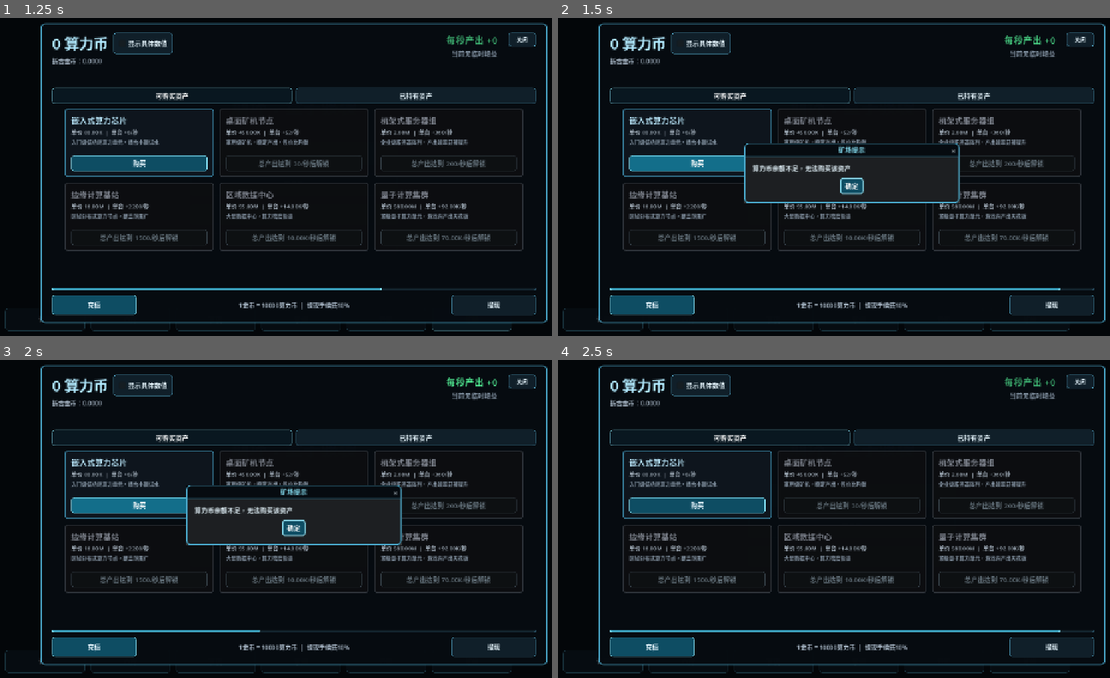
Above: before the commit, frames 1-4 (two rows, left to right).
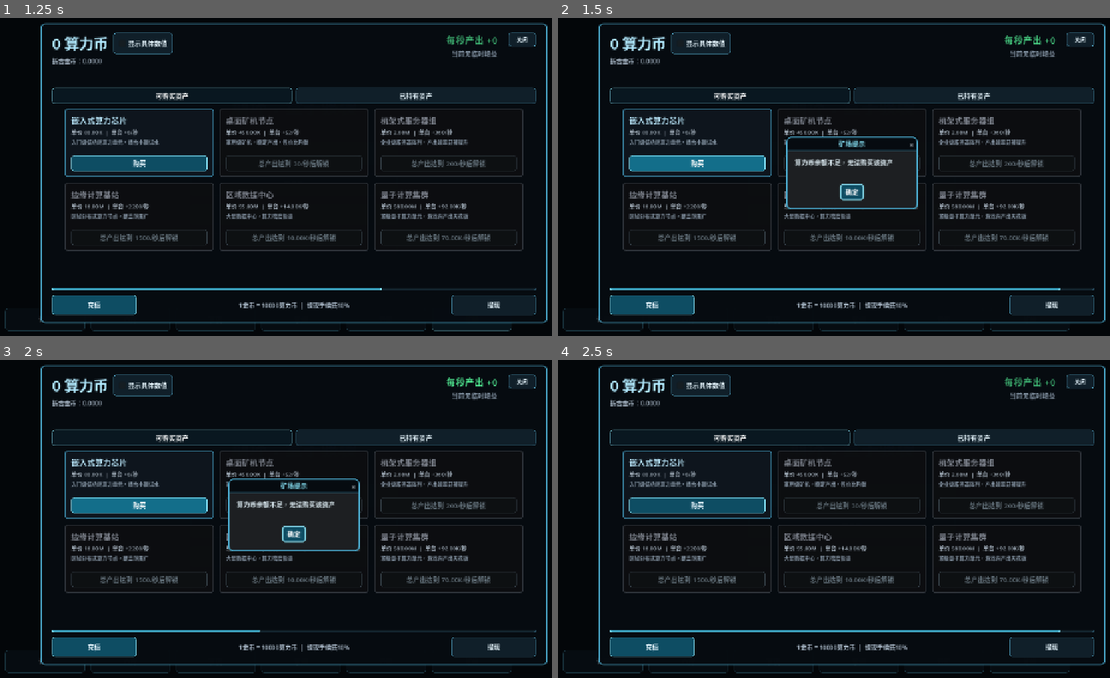
Above: after the commit, the same moments.

Repository: LisBam/StarHacker
Game: Godot game, scene res://scenes/ui/main_menu.tscn
The game is run twice, just before and just after one commit, with the same random seed, the same clock (stepped at 60 frames per second) and the same inputs.
Inputs:
- Up to frame 1 (1.25 s): click "矿场" at 0.5 s
- Up to frame 2 (1.5 s): click "购买" at 1.25 s
- Up to frame 3 (2 s): no input
- Up to frame 4 (2.5 s): click "确定" at 2 s

Frame 1 is identical in both runs. In frame 2, 2.6% of the frame differs, in the area x 33-73%, y 37-61%; in frame 3, 2.6%; in frame 4, nothing differs.

Commit message:
1.新增静态确认弹窗内容自适应布局   2.调整矿场二次确认窗口尺寸   3.统一商店逃跑与清空确认窗口尺寸   4.完善弹窗自适应维护规范

Diff:
--- a/scripts/ui/combat_hud.gd
+++ b/scripts/ui/combat_hud.gd
@@ -3159,7 +3159,7 @@
 	# 当前逃跑损失比例；进入游戏 30 秒内为 20%，超过该时长后恢复默认 50%。
 	var loss_ratio: float = _get_current_escape_loss_ratio()
 	# 逃跑警告；根据当前存活时间显示本次实际概率，训练场已在入口处直接离开而不会打开二次确认。
-	_escape_confirmation_dialog.present("确认逃跑", "确认逃跑并返回主菜单吗？\n正式战斗中，背包物品约 %d%% 会被保留、约 %d%% 会丢失；已装备物品不参与损失。" % [roundi((1.0 - loss_ratio) * 100.0), roundi(loss_ratio * 100.0)], "确认逃跑", "取消", 520)
+	_escape_confirmation_dialog.present_adaptive("确认逃跑", "确认逃跑并返回主菜单吗？\n正式战斗中，背包物品约 %d%% 会被保留、约 %d%% 会丢失；已装备物品不参与损失。" % [roundi((1.0 - loss_ratio) * 100.0), roundi(loss_ratio * 100.0)], "确认逃跑", "取消", true)
 
 
 func _on_escape_confirmed() -> void:
--- a/scripts/ui/common_confirmation_dialog.gd
+++ b/scripts/ui/common_confirmation_dialog.gd
@@ -18,6 +18,12 @@
 @export_range(1, 6, 1) var border_width: int = 2
 ## 圆角半径；默认 6 像素，与物品悬浮信息浮窗保持一致。
 @export_range(0, 24, 1) var corner_radius: int = 6
+## 自适应弹窗最小宽度；默认 280 像素，可稳定容纳两个 96 像素操作按钮，运行时无需动态修改。
+@export_range(240, 480, 1) var adaptive_minimum_width: int = 280
+## 自适应弹窗最大宽度；默认 520 像素，长说明超过该宽度后自动换行，运行时无需动态修改。
+@export_range(320, 760, 1) var adaptive_maximum_width: int = 520
+## 自适应正文水平留白；默认 44 像素，包含内容面板左右边距和文字安全空间，运行时无需动态修改。
+@export_range(24, 96, 1) var adaptive_horizontal_padding: int = 44
 
 
 func _ready() -> void:
@@ -27,16 +33,21 @@
 
 
 func present(dialog_title: String, message: String, confirm_text: String = "确认", cancel_text: String = "取消", requested_width: int = -1, requested_height: int = 0, confirmation_enabled: bool = true) -> void:
-	title = dialog_title
-	dialog_text = message
-	get_ok_button().text = confirm_text
-	# 确认按钮初始状态；复用弹窗时清除上一次动态校验留下的禁用状态，再由调用方按当前报价覆盖。
-	# 动态校验补充；在窗口弹出前直接应用最终状态，避免首次布局完成后立即二次更新正文与按钮触发异常高度重算。
-	get_ok_button().disabled = not confirmation_enabled
-	get_cancel_button().text = cancel_text
-	get_cancel_button().visible = true
+	_configure_confirmation(dialog_title, message, confirm_text, cancel_text, confirmation_enabled)
+	# 固定尺寸正文；清除上一次自适应展示留下的正文宽度，允许调用方提供稳定窗口规格。
+	_reset_message_layout()
 	# 确认窗口尺寸；高度为 0 时保持通用自动布局，专用多行确认窗口可传入稳定高度避免首次布局抖动。
 	popup_centered(Vector2i(requested_width if requested_width > 0 else dialog_width, maxi(requested_height, 0)))
+
+
+func present_adaptive(dialog_title: String, message: String, confirm_text: String = "确认", cancel_text: String = "取消", confirmation_enabled: bool = true, requested_maximum_width: int = -1) -> void:
+	## 按标题、正文最长行和按钮区域计算紧凑窗口宽度，高度完全交给当前正文行数与控件最小尺寸决定。
+	_configure_confirmation(dialog_title, message, confirm_text, cancel_text, confirmation_enabled)
+	# 自适应宽度；最大值可由专用入口临时收紧，负数继续使用检查器统一配置。
+	var resolved_width: int = _calculate_adaptive_width(dialog_title, message, true, requested_maximum_width)
+	# 正文布局；限制到窗口内容宽度并启用智能换行，使长说明只增加必要高度而不产生右侧空区。
+	_apply_adaptive_message_layout(resolved_width)
+	popup_centered(Vector2i(resolved_width, 0))
 
 
 func update_confirmation_message(message: String, confirmation_enabled: bool = true) -> void:
@@ -53,9 +64,71 @@
 	get_ok_button().text = confirm_text
 	# 取消按钮；信息结果只需要单个确认出口，每次普通 present() 都会重新恢复显示。
 	get_cancel_button().visible = false
+	if requested_width <= 0 and requested_height <= 0:
+		# 单按钮信息窗口；未指定固定尺寸时复用与二次确认相同的内容自适应规则。
+		var resolved_width: int = _calculate_adaptive_width(dialog_title, message, false)
+		_apply_adaptive_message_layout(resolved_width)
+		popup_centered(Vector2i(resolved_width, 0))
+		return
+	# 固定尺寸信息窗口；强化结果等专用窗口继续保留自身稳定布局。
+	_reset_message_layout()
 	# 弹窗尺寸；宽度回退通用默认值，高度为 0 时继续由系统按纯文本内容自动计算。
 	var popup_size: Vector2i = Vector2i(requested_width if requested_width > 0 else dialog_width, maxi(requested_height, 0))
 	popup_centered(popup_size)
+
+
+func _configure_confirmation(dialog_title: String, message: String, confirm_text: String, cancel_text: String, confirmation_enabled: bool) -> void:
+	## 配置双按钮确认窗口的公共内容与状态；固定尺寸和自适应入口共享此逻辑，避免复用时状态残留。
+	title = dialog_title
+	dialog_text = message
+	get_ok_button().text = confirm_text
+	# 确认按钮状态；每次展示都按当前业务校验结果覆盖，避免沿用上一次禁用状态。
+	get_ok_button().disabled = not confirmation_enabled
+	get_cancel_button().text = cancel_text
+	get_cancel_button().visible = true
+
+
+func _calculate_adaptive_width(dialog_title: String, message: String, show_cancel_button: bool, requested_maximum_width: int = -1) -> int:
+	## 返回适配标题、正文和按钮的窗口宽度；结果始终限制在检查器配置的最小与最大范围内。
+	# 正文标签；使用其实际主题字体测量中文、数字和符号宽度，避免按字符数量粗略估算。
+	var message_label: Label = get_label()
+	# 正文字体；继承当前弹窗主题，确保测量结果与最终渲染一致。
+	var message_font: Font = message_label.get_theme_font("font")
+	# 正文字号；继承当前弹窗主题默认值，修改全局字体后无需同步魔法数字。
+	var message_font_size: int = message_label.get_theme_font_size("font_size")
+	# 最长正文行宽度；逐行测量，换行后的空行不会额外增加窗口宽度。
+	var longest_line_width: float = 0.0
+	for raw_line in message.split("\n"):
+		# 当前正文行；显式转换为字符串以兼容 PackedStringArray 遍历类型。
+		var message_line: String = str(raw_line)
+		longest_line_width = maxf(longest_line_width, message_font.get_string_size(message_line, HORIZONTAL_ALIGNMENT_LEFT, -1.0, message_font_size).x)
+	# 标题宽度；复用正文字体并使用自定义标题栏字号，左右安全边距同时为关闭按钮预留空间。
+	var title_width: float = message_font.get_string_size(dialog_title, HORIZONTAL_ALIGNMENT_LEFT, -1.0, UI_STYLE_GUIDE.DIALOG_TITLE_FONT_SIZE).x + UI_STYLE_GUIDE.DIALOG_TITLE_SIDE_PADDING * 2.0
+	# 按钮宽度；确认和取消按钮使用实际最小尺寸，并补充按钮间距与两侧安全留白。
+	var buttons_width: float = get_ok_button().get_combined_minimum_size().x + 48.0
+	if show_cancel_button:
+		buttons_width += get_cancel_button().get_combined_minimum_size().x + 16.0
+	# 最大允许宽度；调用方只可进一步收紧，不能突破项目统一上限或低于最小宽度。
+	var maximum_width: int = adaptive_maximum_width if requested_maximum_width <= 0 else clampi(requested_maximum_width, adaptive_minimum_width, adaptive_maximum_width)
+	# 内容需求宽度；正文补充水平留白后与标题、按钮的最小需求取最大值。
+	var desired_width: int = ceili(maxf(longest_line_width + float(adaptive_horizontal_padding), maxf(title_width, buttons_width)))
+	return clampi(desired_width, adaptive_minimum_width, maximum_width)
+
+
+func _apply_adaptive_message_layout(window_width: int) -> void:
+	## 限制正文到当前窗口可用宽度；窗口高度随后由换行后的实际行数自动计算。
+	# 正文标签；原生 AcceptDialog 标签继续作为唯一正文所有者，不创建重复文本控件。
+	var message_label: Label = get_label()
+	message_label.autowrap_mode = TextServer.AUTOWRAP_WORD_SMART
+	message_label.custom_minimum_size = Vector2(maxf(float(window_width - adaptive_horizontal_padding), 1.0), 0.0)
+
+
+func _reset_message_layout() -> void:
+	## 清除自适应正文宽度；固定尺寸和强化结果窗口可按自己的规格重新布局。
+	# 正文标签；保留智能换行以适配固定窗口，只移除自适应模式设置的最小宽度。
+	var message_label: Label = get_label()
+	message_label.autowrap_mode = TextServer.AUTOWRAP_WORD_SMART
+	message_label.custom_minimum_size = Vector2.ZERO
 
 
 func _apply_standard_style() -> void:
--- a/scripts/ui/developer_menu.gd
+++ b/scripts/ui/developer_menu.gd
@@ -403,7 +403,7 @@
 func _on_clear_warehouse_pressed() -> void:
 	if _clear_warehouse_confirmation == null:
 		return
-	_clear_warehouse_confirmation.present("确认清空仓库", "将永久删除仓库中的全部物品，随身背包和装备不会受影响。", "确认清空", "取消", 520)
+	_clear_warehouse_confirmation.present_adaptive("确认清空仓库", "将永久删除仓库中的全部物品，随身背包和装备不会受影响。", "确认清空", "取消", true)
 
 
 func _on_clear_warehouse_confirmed() -> void:
--- a/scripts/ui/mining_farm_panel.gd
+++ b/scripts/ui/mining_farm_panel.gd
@@ -512,7 +512,7 @@
 	# 二次确认内容；完整列出实际数量和服务公式计算的最终整数金额。
 	var message: String = _build_transaction_confirmation_message()
 	var action_name: String = _get_action_display_name()
-	_confirmation_dialog.present("确认%s" % action_name, message, "确认%s" % action_name, "取消", 480, 270, true)
+	_confirmation_dialog.present_adaptive("确认%s" % action_name, message, "确认%s" % action_name, "取消", true)
 
 
 func _confirm_quantity_action() -> void:
--- a/scripts/ui/shop_panel.gd
+++ b/scripts/ui/shop_panel.gd
@@ -389,7 +389,7 @@
 		var item_resource: Resource = (raw_entry as Dictionary).get("resource") as Resource
 		_pending_stock_id = stock_id
 		_pending_failure_group_id = failure_group_id
-		_purchase_dialog.present("确认购买", "确认花费 %d 金币购买“%s”吗？\n购买后物品将直接存入永久仓库。" % [int((raw_entry as Dictionary).get("price", 0)), str(item_resource.get("display_name")) if item_resource != null else "未知物品"], "购买", "取消", 500)
+		_purchase_dialog.present_adaptive("确认购买", "确认花费 %d 金币购买“%s”吗？\n购买后物品将直接存入永久仓库。" % [int((raw_entry as Dictionary).get("price", 0)), str(item_resource.get("display_name")) if item_resource != null else "未知物品"], "购买", "取消", true)
 		return
 	_show_status("该商品已售出或已经刷新")
 
Not shown, changed: docs/mining_farm.md
Not shown, changed: docs/ui_style.md
Not shown, changed: docs/游戏机制与玩法内容.md
